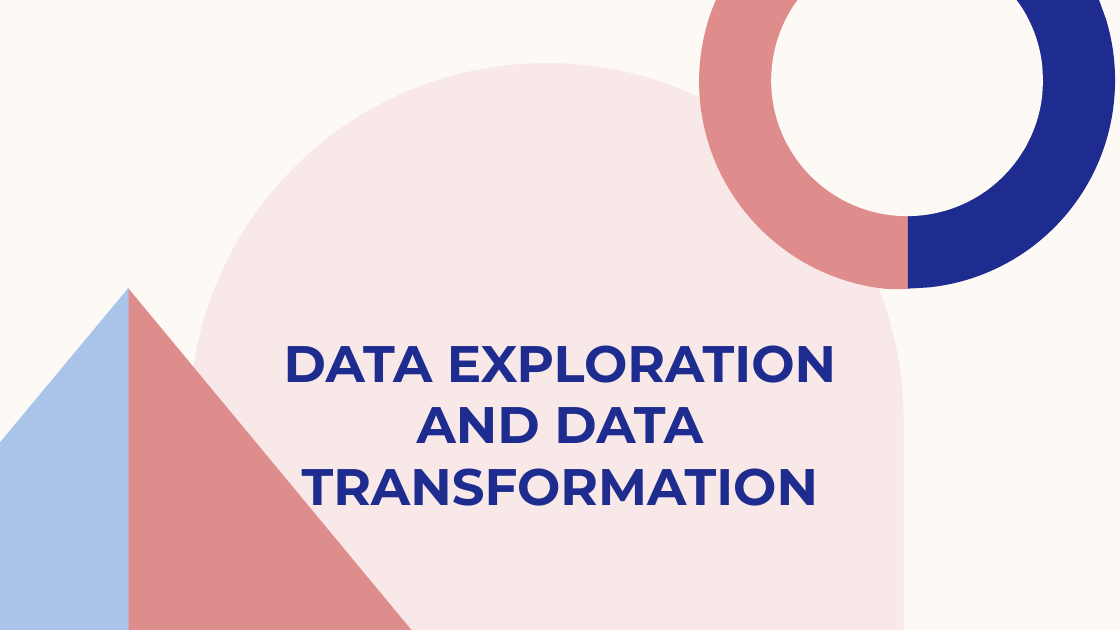
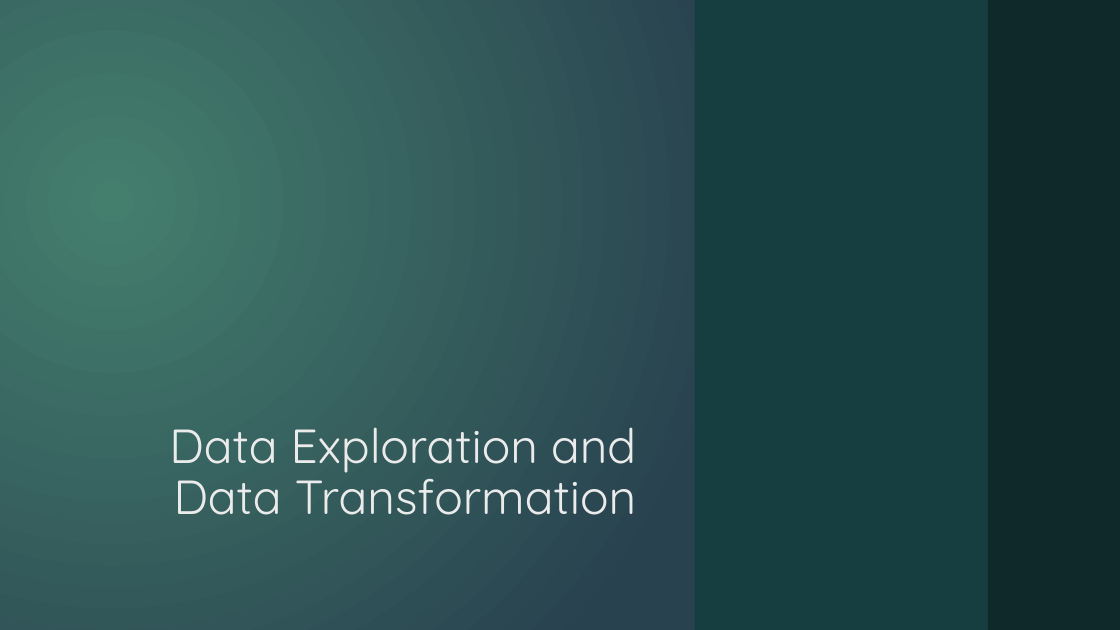
Before and after one commit to asthaa29/lendingcasestudy, a slide deck: slide 5 of EDA Case Study.pptx (slide 4 before the commit). Drawn at 1120x630 pixels with LibreOffice and Linux fonts; fonts in the diff are those of the drawing; grey boxes stand for pictures; background and template pictures are left out. Boxes give left, top, right and bottom in pixels: in the first picture for what was removed or moved away, otherwise in the second. Text is boxed around its words. In the diff, an @@ line names an element or a change of style, - is before the commit and + after.

```diff
--- a/EDA Case Study.pptx
+++ b/EDA Case Study.pptx
@@ background #FDFAF6 to gradient #457F6E to #294250 @@
@@ rectangle added at bbox=[0, 0, 1120, 630], fill gradient #457F6E to #294250 @@
@@ rectangle added at bbox=[695, 0, 991, 630], fill #173D40 @@
@@ freeform shape at bbox=[699, 0, 908, 289]: fill #DE8C8C to #EA6312 @@
@@ picture added at bbox=[735, 0, 882, 105] @@
@@ freeform shape at bbox=[771, 0, 1044, 216]: fill #FDFAF6 to #000000 @@
@@ freeform shape at bbox=[908, 0, 1116, 289]: fill #1F2C8F to #9E5E9B @@
@@ rectangle added at bbox=[959, 0, 1022, 105], fill #B01513 @@
@@ rectangle added at bbox=[988, 0, 1120, 630], fill #0F282A @@
@@ freeform shape at bbox=[190, 63, 904, 630]: fill #F8E8E8 to #FBE0CF @@
@@ title "Data Exploration and Data Transformation" at bbox=[169, 427, 636, 515]: vertical alignment bottom to middle @@
@@ ellipse added at bbox=[791, 154, 1049, 413], fill gradient #50B9C1 @@
@@ ellipse added at bbox=[791, 154, 1049, 413], fill gradient #50B9C1 @@
@@ picture added at bbox=[0, 245, 371, 630] @@
@@ picture added at bbox=[0, 266, 139, 483] @@
@@ freeform shape at bbox=[0, 287, 129, 630]: fill #AAC3E8 to #E6B729 @@
@@ freeform shape at bbox=[128, 287, 413, 630]: fill #DE8C8C to #EA6312 @@
@@ title at bbox=[169, 427, 636, 515]: text changed; size 44 to 41 pt; font Montserrat to Quicksand; text colour #1F2C8F to #EBEBEB; bold off @@
-DATA EXPLORATION AND DATA TRANSFORMATION
+Data Exploration and Data Transformation
@@ picture added at bbox=[791, 560, 882, 630] @@
```
Also in this commit, not shown: 12 other slides changed.
